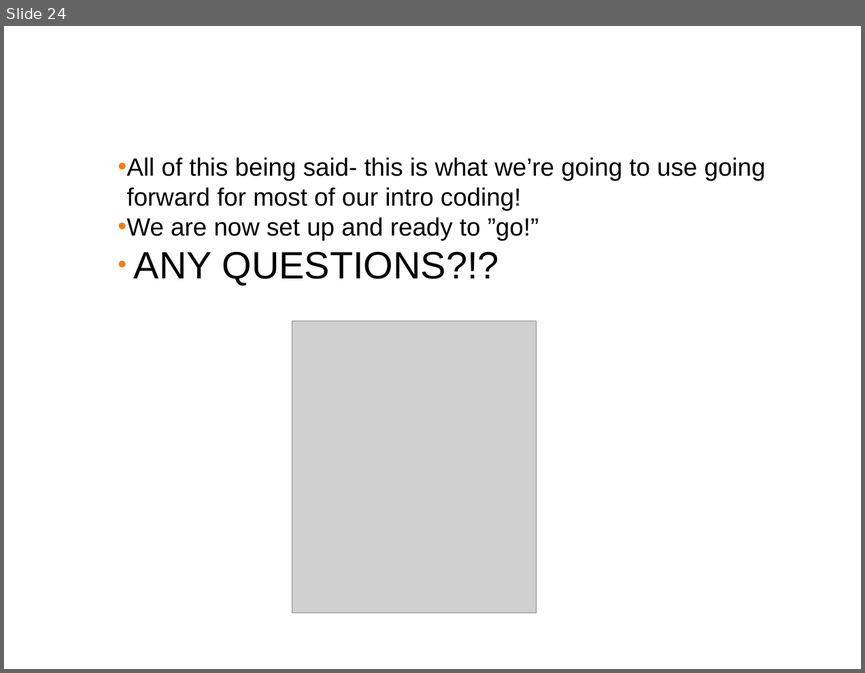
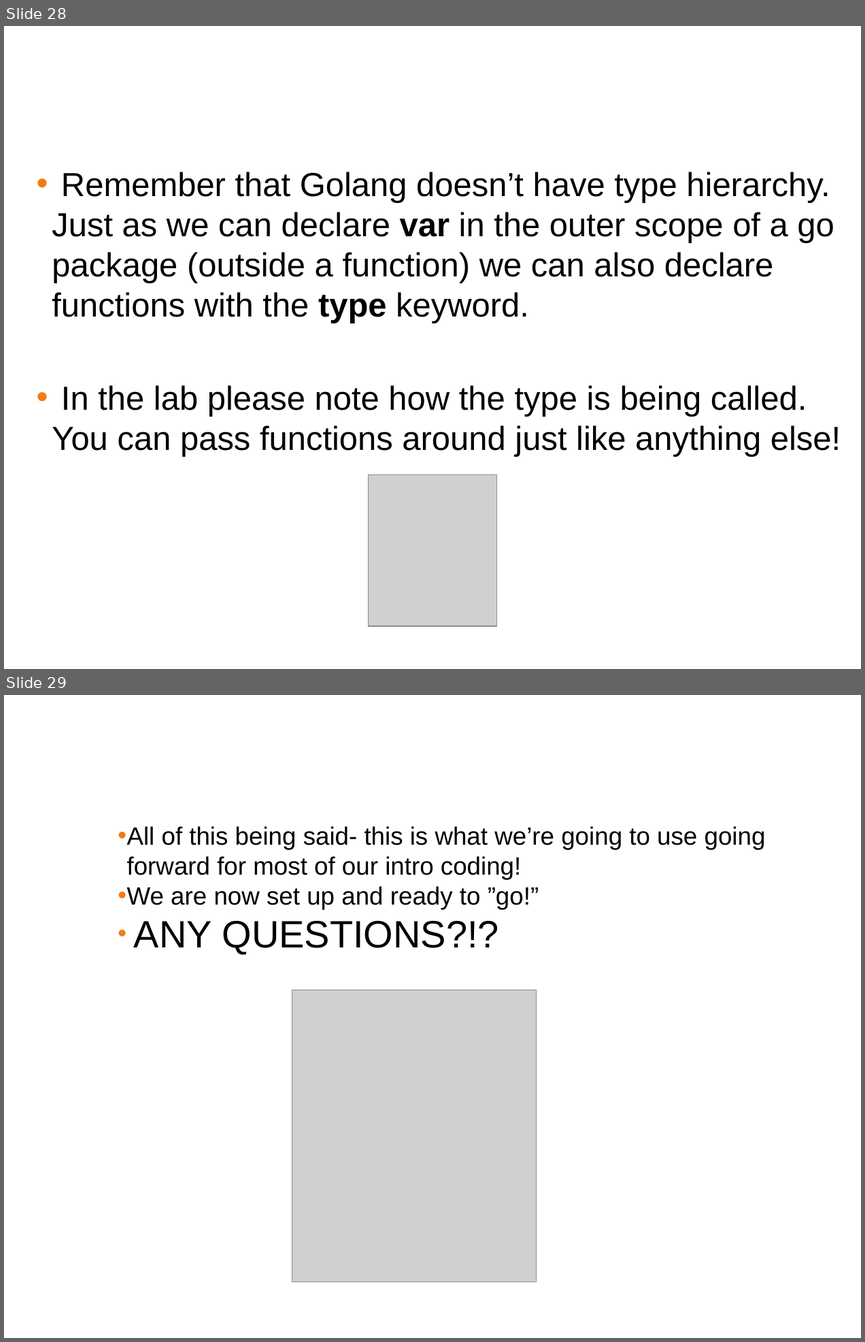
Before and after one commit to ferninphilly/golang_vmware, a slide deck: Module_Two/presentations/module_2_presentation.pptx. Shown one above the other, each under a label of ours: slide 24 before the commit, slides 28 and 29 after it. The pictures are 865x673 and 865x1342 pixels, drawn with LibreOffice and Linux fonts; fonts in the diff are those of the drawing; grey boxes stand for pictures; background and template pictures are left out. Boxes give left, top, right and bottom in pixels: in the first picture for what was removed or moved away, otherwise in the second. Text is boxed around its words. In the diff, an @@ line names an element or a change of style, - is before the commit and + after.

```diff
--- a/Module_Two/presentations/module_2_presentation.pptx
+++ b/Module_Two/presentations/module_2_presentation.pptx
@@ slide 28 added at box(4, 26, 861, 669), background #FFFFFF @@
@@ title added at box(11, 40, 853, 103), 38 pt, text #FFFFFF @@
+Calling Golang Functions
@@ text added at box(52, 172, 840, 456), 28 pt, text #000000 @@
+• Remember that Golang doesn’t have type hierarchy. Just as we can declare var in the outer scope of a go package (outside a function) we can also declare functions with the type keyword.
+• In the lab please note how the type is being called. You can pass functions around just like anything else!
@@ picture added at box(368, 475, 496, 626) @@
@@ what was slide 24 is now slide 29 @@
```
Also in this commit, not shown: 1 slide changed, 4 other slides added, 1 other file.
